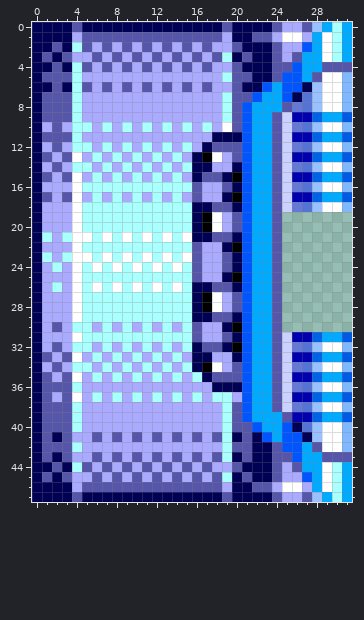
Pixel-art sprite -- src/assets/tilesets/doors-frames/door-open1.png. That is the earlier state.
The file is 32x48 pixels. Colours within 5 levels of each other are drawn and written as one.
New version:
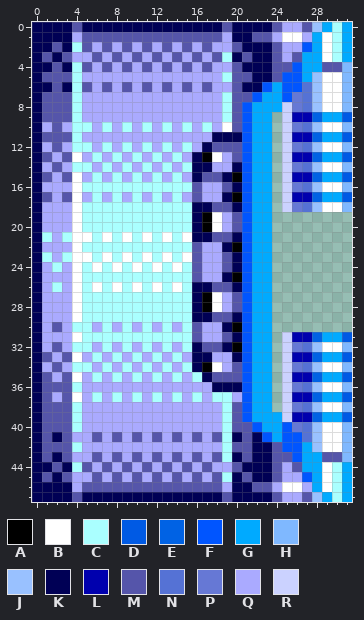
Palette (. is transparent): A #000000  B #ffffff  C #aaffff  D #005ae4  E #0062e4  F #0055ff  G #00aaff  H #7fb8ff  J #99c1ff  K #000055  L #0000ae  M #5555aa  N #5572d5  P #6678d5  Q #aaaaff  R #cbd2ff
From the commit log: 🎨 Slight gfx tweak to doors
Difference:
{"y":4,"x":31,"old":"M","new":"H"}
{"y":5,"x":28,"old":"M","new":"J"}
{"y":6,"x":27,"old":"K","new":"N"}
{"y":7,"x":26,"old":"K","new":"P"}
{"y":8,"x":25,"old":"M","new":"R"}
{"y":9,"x":24,"old":"M","new":"."}
{"y":10,"x":24,"old":"M","new":"."}
{"y":11,"x":24,"old":"M","new":"."}
{"y":12,"x":24,"old":"M","new":"."}
{"y":13,"x":24,"old":"M","new":"."}
{"y":14,"x":24,"old":"M","new":"."}
{"y":15,"x":24,"old":"M","new":"."}
{"y":16,"x":24,"old":"M","new":"."}
{"y":17,"x":24,"old":"M","new":"."}
{"y":18,"x":24,"old":"M","new":"."}
{"y":19,"x":24,"old":"M","new":"."}
{"y":20,"x":24,"old":"M","new":"."}
{"y":21,"x":24,"old":"M","new":"."}
{"y":22,"x":24,"old":"M","new":"."}
{"y":23,"x":24,"old":"M","new":"."}
{"y":24,"x":24,"old":"M","new":"."}
{"y":25,"x":24,"old":"M","new":"."}
{"y":26,"x":24,"old":"M","new":"."}
{"y":27,"x":24,"old":"M","new":"."}
{"y":28,"x":24,"old":"M","new":"."}
{"y":29,"x":24,"old":"M","new":"."}
{"y":30,"x":24,"old":"M","new":"."}
{"y":31,"x":24,"old":"M","new":"."}
{"y":32,"x":24,"old":"M","new":"."}
{"y":33,"x":24,"old":"M","new":"."}
{"y":34,"x":24,"old":"M","new":"."}
{"y":35,"x":24,"old":"M","new":"."}
{"y":36,"x":24,"old":"M","new":"."}
{"y":37,"x":24,"old":"M","new":"."}
{"y":38,"x":24,"old":"M","new":"."}
{"y":39,"x":25,"old":"M","new":"R"}
{"y":40,"x":26,"old":"K","new":"P"}
{"y":41,"x":27,"old":"K","new":"N"}
{"y":42,"x":28,"old":"M","new":"J"}
{"y":43,"x":31,"old":"M","new":"H"}
{"label":"changed","picture_box":[272,62,352,462]}
